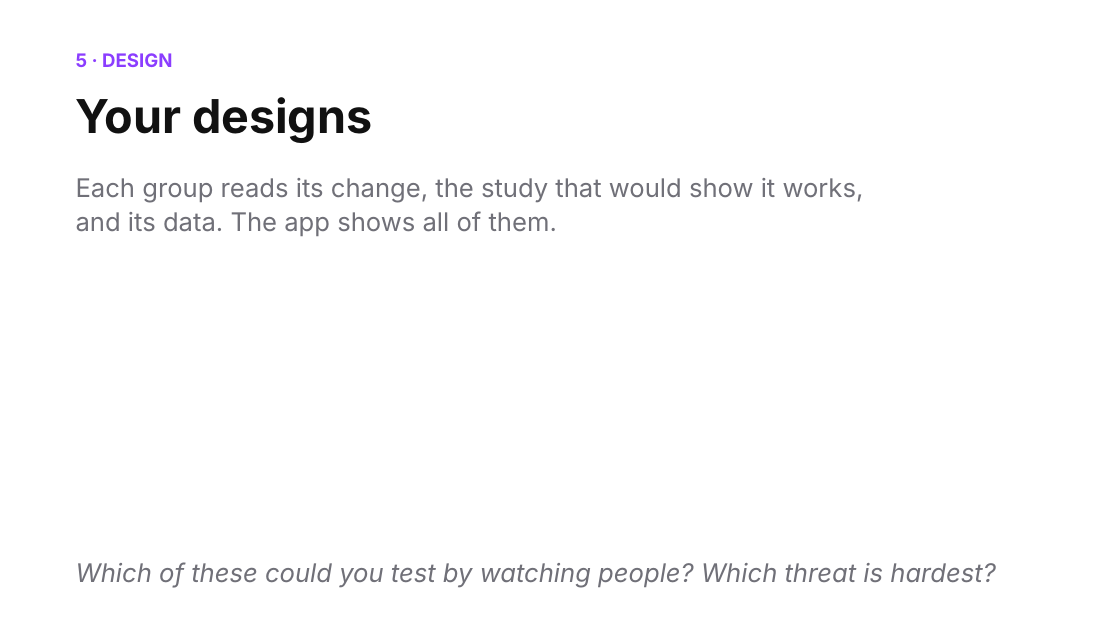
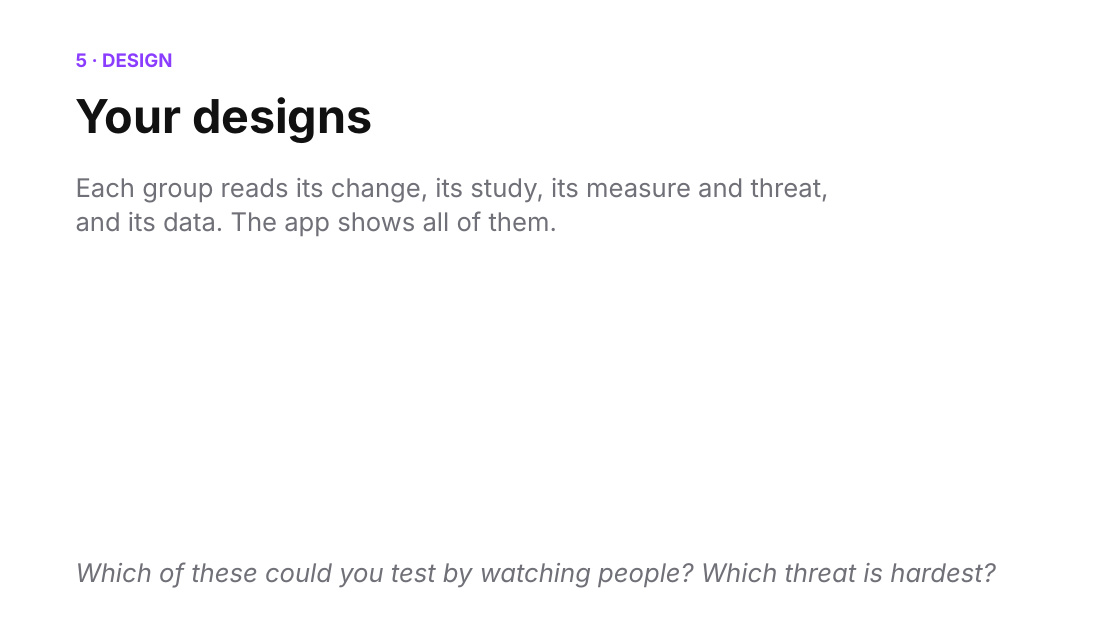
Before and after one commit to shubham3-ucb/cs294-pl, a slide deck: slide 19 of slides/thursday_app.pptx. Drawn at 1120x630 pixels with LibreOffice and Linux fonts; fonts in the diff are those of the drawing. Boxes give left, top, right and bottom in pixels: in the first picture for what was removed or moved away, otherwise in the second. Text is boxed around its words. In the diff, an @@ line names an element or a change of style, - is before the commit and + after.

```diff
--- a/slides/thursday_app.pptx
+++ b/slides/thursday_app.pptx
@@ text at bbox=[76, 178, 829, 236]: text changed @@
-Each group reads its change, the study that would show it works, and its data. The app shows all of them.
+Each group reads its change, its study, its measure and threat, and its data. The app shows all of them.
```
Also in this commit, not shown: 1 other slide changed, 1 slide added, 10 other files.
